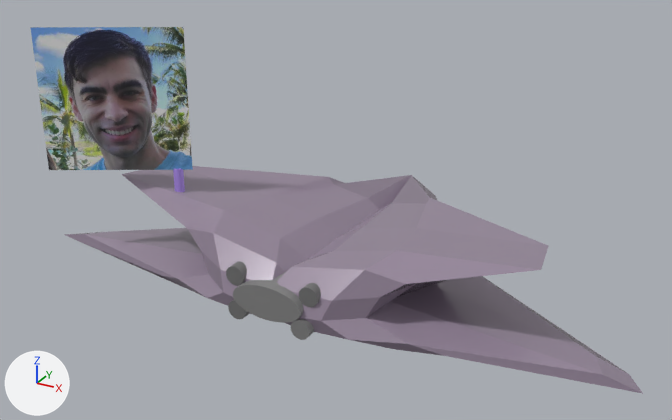
An edit to the glTF model assets/Player.gltf, drawn before and after from the same camera.
Both versions are drawn from a 50 mm lens placed at (0.85, -1.588, 1.092), pointed at (-0.023, 0.0, 0.298). The lights are fixed; the arrows at lower left show +X, +Y and +Z. Where no turn or scale is listed for an object, it has been applied to the vertices.

The scene before the commit, as lines of its bpy script (objects in view):
```python
mat_material_001 = principled_material('Material.001')
mat_material_001.base_color = (0.309, 0.247, 0.33)  # grey #97889c
mat_material_001.metallic = 0.0209
mat_material_001.roughness = 0.203
mat_material_003 = principled_material('Material.003')
mat_material_003.base_color = (0.223, 0.223, 0.223)  # grey #828282
mat_material_005 = principled_material('Material.005')
mat_material_005.base_color = (0.165, 0.165, 0.165)  # grey #717171
me_cube_004 = bpy.data.meshes.new('Cube.004')
me_cube_004.from_pydata(...)  # 195 vertices, 384 faces; spans x -0.666..0.666, y 0.014..0.775, z -0.079..0.132
me_cube_004.materials.append(mat_material_001)  # grey #97889c
me_cylinder_006 = bpy.data.meshes.new('Cylinder.006')
me_cylinder_006.from_pydata(...)  # 64 vertices, 124 faces; spans x -0.075..0.075, y -0.0351..0.0351, z -0.0351..0.0351
me_cylinder_006.materials.append(mat_material_003)  # grey #828282
me_cylinder_008 = bpy.data.meshes.new('Cylinder.008')
me_cylinder_008.from_pydata(...)  # 64 vertices, 124 faces; spans x -0.02..0.02, y -0.0351..0.0351, z -0.0201..0.0201
me_cylinder_008.materials.append(mat_material_005)  # grey #717171
me_plane = bpy.data.meshes.new('Plane')
me_plane.from_pydata(...)  # 4 vertices, 2 faces; spans x -0.131..0.131, y -0.075..0.075, z -0.15..0.15
me_plane.materials.append(mat_material)  # picture img_alex
ob_cube = bpy.data.objects.new('Cube', me_cube_004)
ob_cube.location = (0.0, -0.324, 0.218)
ob_cylinder = bpy.data.objects.new('Cylinder', me_cylinder_006)
ob_cylinder.location = (-0.002, -0.276, 0.231)
ob_cylinder_002 = bpy.data.objects.new('Cylinder.002', me_cylinder_008)
ob_cylinder_002.location = (0.081, -0.261, 0.259)
ob_plane = bpy.data.objects.new('Plane', me_plane)
ob_plane.location = (-0.425, -0.205, 0.534)
```
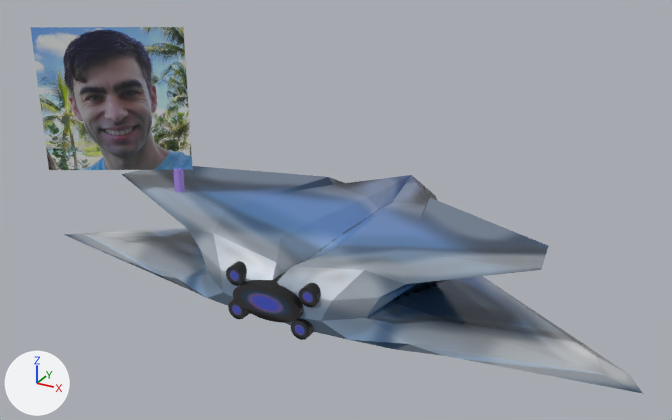
Commit message: new ship

Changed parts and their boxes [x1, y1, x2, y2] in the pictures (672 x 420 px):
'Cube', surface changed
    both: [64, 166, 643, 393]
'Cylinder', surface changed
    both: [233, 272, 304, 323]
'Cylinder.002', surface changed
    both: [299, 283, 321, 307]

Patch to the scene script:
```diff
--- a/assets/Player.gltf.py
+++ b/assets/Player.gltf.py
@@ img_untitledengine @@
+img_untitledengine = load_image('Untitledengine', '_unpacked/Untitledengine', 512, 512, 'sRGB')
@@ img_untitled @@
+img_untitled = load_image('Untitled', '_unpacked/Untitled', 512, 512, 'sRGB')
@@ mat_material_001 @@
 mat_material_001 = principled_material('Material.001')
-mat_material_001.base_color = (0.309, 0.247, 0.33)  # grey #97889b
+mat_material_001.texture = img_untitled
 mat_material_001.metallic = 0.0209
@@ mat_material_003 @@
 mat_material_003 = principled_material('Material.003')
-mat_material_003.base_color = (0.223, 0.223, 0.223)  # grey #828282
+mat_material_003.texture = img_untitledengine
@@ mat_material_005 @@
 mat_material_005 = principled_material('Material.005')
-mat_material_005.base_color = (0.165, 0.165, 0.165)  # grey #717171
+mat_material_005.texture = img_untitledengine
```
